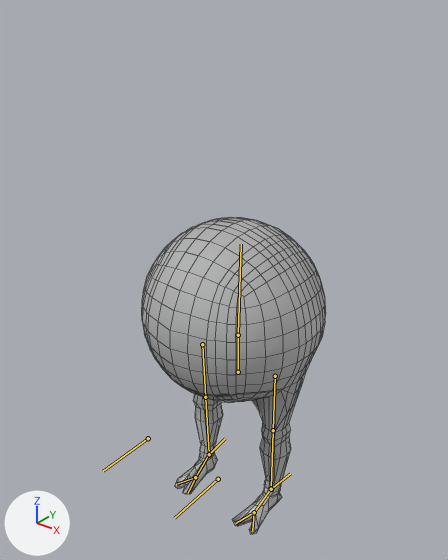
One commit to the Blender file Assets/Models/BlenderModels/player.blend: the scene before it, then after it.
One viewpoint serves both versions: a camera (50 mm lens) standing at (2.29, -2.99, 3.63) and looking at (-0.07, -0.04, 1.8). Lighting does not change. The marker at lower left points along +X, +Y and +Z. The bones that bend it are drawn over the model as lines. Mesh edges are drawn as thin lines.
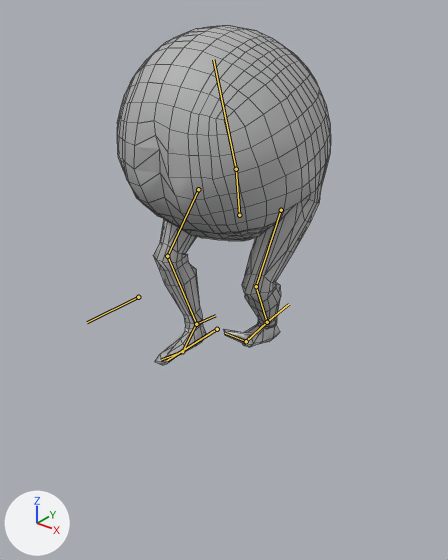
The newer file adds an action. The first version stands in its rest pose; the second is drawn at frame 18 of the action 'Jump'.

The change in detail:
Bone 'Hips' (bone_hips) moves from (0.0, 0.0, 0.0) to (-0.018, 1.215, -0.038).
Bone 'Hips' (bone_hips) turns from (0, 0, 0) to (7, 0, 0) degrees about its own x, y and z.
Bone 'Right Toe.L' (bone_right_toe_l) turns from (0, 0, 0) to (22, 2, -19) degrees about its own x, y and z.
Bone 'Left Toe.L' (bone_left_toe_l) turns from (0, 0, 0) to (31, -18, -6) degrees about its own x, y and z.
Bone 'Spine' (bone_spine) turns from (0, 0, 0) to (12, 0, 0) degrees about its own x, y and z.
Bone 'Right Toe.R' (bone_right_toe_r) turns from (0, 0, 0) to (32, -10, -6) degrees about its own x, y and z.
Bone 'Leg IK.L' (bone_leg_ik_l) moves from (0.0, 0.0, 0.0) to (-0.099, -0.009, 1.446).
Bone 'Leg IK.L' (bone_leg_ik_l) turns from (0, 0, 0) to (12, 1, 0) degrees about its own x, y and z.
Bone 'Pole Target.L' (bone_pole_target_l) moves from (0.0, 0.0, 0.0) to (0.0, 0.0, -1.138).
Bone 'Leg IK.R' (bone_leg_ik_r) moves from (0.0, 0.0, 0.0) to (0.036, -0.198, 1.346).
Bone 'Leg IK.R' (bone_leg_ik_r) turns from (0, 0, 0) to (-9, 1, 0) degrees about its own x, y and z.
Bone 'Pole Target.R' (bone_pole_target_r) moves from (0.0, 0.0, 0.0) to (0.0, 0.0, -1.138).

Boxes [x1, y1, x2, y2] around the edits, measured in the pictures (448 x 560 px):
'Cube.001', posed (16% wider, 7% taller): before [141, 217, 326, 534]; after [117, 25, 331, 365]
bone 'Hips', root to tip: before (238, 372) to (238, 335); after (239, 215) to (236, 169)
bone 'Right Toe.L', root to tip: before (254, 512) to (236, 523); after (246, 341) to (225, 333)
bone 'Left Toe.L', root to tip: before (254, 512) to (252, 530); after (246, 341) to (248, 340)
bone 'Spine', root to tip: before (238, 335) to (241, 244); after (236, 169) to (213, 59)
bone 'Right Toe.R', root to tip: before (195, 477) to (188, 493); after (182, 351) to (173, 356)
bone 'Leg IK.L', root to tip: before (271, 489) to (290, 473); after (267, 322) to (289, 304)
bone 'Pole Target.L', root to tip: before (218, 479) to (174, 518); after (217, 329) to (167, 360)
bone 'Leg IK.R', root to tip: before (209, 454) to (225, 438); after (196, 324) to (215, 315)
bone 'Pole Target.R', root to tip: before (148, 438) to (103, 471); after (138, 297) to (87, 322)
